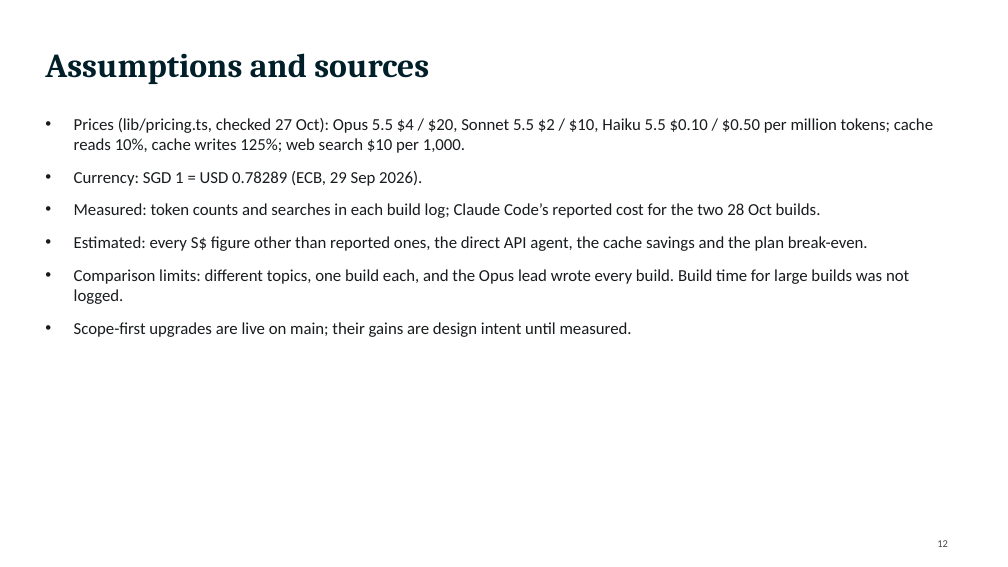
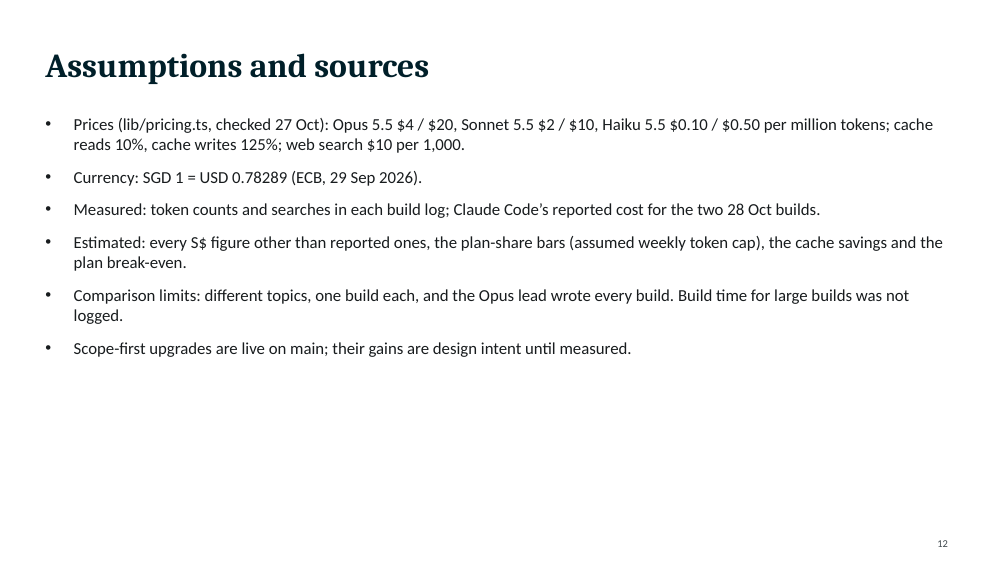
Before and after one commit to Minemine-afk/FinWebBuilder, a slide deck: slide 12 of FinWebBuilder-changes-made.pptx. Drawn at 1008x567 pixels with LibreOffice and Linux fonts; fonts in the diff are those of the drawing. Boxes give left, top, right and bottom in pixels: in the first picture for what was removed or moved away, otherwise in the second. Text is boxed around its words. In the diff, an @@ line names an element or a change of style, - is before the commit and + after.

```diff
--- a/FinWebBuilder-changes-made.pptx
+++ b/FinWebBuilder-changes-made.pptx
@@ text at (74,236,943,271): text changed @@
-• Estimated: every S$ figure other than reported ones, the direct API agent, the cache savings and the plan break-even.
+• Estimated: every S$ figure other than reported ones, the plan-share bars (assumed weekly token cap), the cache savings and the plan break-even.
```
Also in this commit, not shown: 3 other slides changed.
